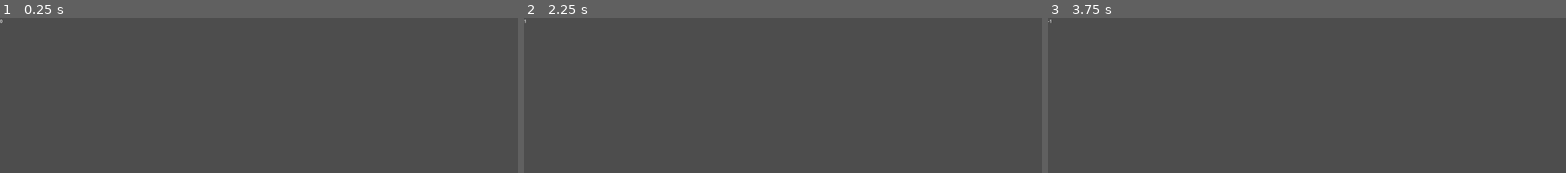
Above: before the commit, frames 1-3 (left to right).
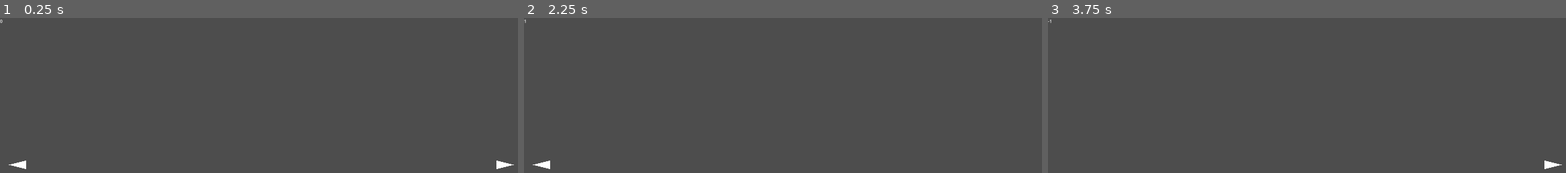
Above: after the commit, the same moments.

Repository: skeeeth/CAVE-GMTK-JAM-23
Game: Godot game, scene res://world.tscn
The game is run twice, just before and just after one commit, with the same random seed, the same clock (stepped at 60 frames per second) and the same inputs.
Inputs (mouse positions are in pixels of both pictures, inside the frame that each line leads up to):
- Up to frame 1 (0.25 s): no input
- Up to frame 2 (2.25 s): click (539, 165) at 0.5 s; click (1031, 165) at 1.25 s; click (1031, 165) at 2 s
- Up to frame 3 (3.75 s): click (1063, 165) at 2.75 s; click (1063, 165) at 3.5 s

The runs differ from the first frame. In frame 1, 0.2% of the frame differs, in the area x 1-100%, y 91-98%; in frame 2, 0.1%; in frame 3, 0.1%.

Commit message:
button bobbers

Diff:
--- a/Src/AutoLoads/ScreenNavigation.gd
+++ b/Src/AutoLoads/ScreenNavigation.gd
@@ -8,5 +8,5 @@
 
 
 # Called every frame. 'delta' is the elapsed time since the previous frame.
-func _process(delta):
-	pass
+#func _process(delta):
+#	pass
--- a/Src/NavigationButton/navigation_button.gd
+++ b/Src/NavigationButton/navigation_button.gd
@@ -1,14 +1,27 @@
 extends TextureButton
 
 @export var targetIndex = 0;
-@export var leftAlign = false
+@export var leftFacing = false
+@onready var triangle = $Triangle
+var cycleTime:float = 0.0;
+var CYCLE:float = 2.5;
+var width:float = 32;
 # Called when the node enters the scene tree for the first time.
 func _ready():
+	if !leftFacing:
+		triangle.rotation_degrees = 0
+	else:
+		triangle.rotation_degrees = 180
 	pass # Replace with function body.
 
 
 # Called every frame. 'delta' is the elapsed time since the previous frame.
 func _process(delta):
+	if is_hovered():
+		cycleTime += delta
+	else:
+		cycleTime = 0;
+	triangle.position.x = 64+ width * sin(lerp(0.0,2.0*PI,cycleTime/CYCLE))
 	pass
 
 
--- a/Src/NavigationButton/navigation_button.tscn
+++ b/Src/NavigationButton/navigation_button.tscn
@@ -7,4 +7,9 @@
 offset_bottom = 1080.0
 script = ExtResource("1_rnjh2")
 
+[node name="Triangle" type="Polygon2D" parent="."]
+position = Vector2(64, 540)
+invert_border = 98.6
+polygon = PackedVector2Array(32, 0, -32, -16, -32, 16)
+
 [connection signal="pressed" from="." to="." method="_on_pressed"]
--- a/Src/Screen/screen.gd
+++ b/Src/Screen/screen.gd
@@ -18,12 +18,13 @@
 # Called when the node enters the scene tree for the first time.
 func _ready():
 	ScreenNavigation.screen_changed.connect(on_screen_changed)
+	temp_text.text = str(index);
 	pass # Replace with function body.
 
 
 # Called every frame. 'delta' is the elapsed time since the previous frame.
-func _process(delta):
-	temp_text.text = str(index);
+#func _process(delta):
+#	pass
 
 func on_screen_changed(idx):
 	if idx == index:
--- a/Src/cam.gd
+++ b/Src/cam.gd
@@ -8,8 +8,8 @@
 
 
 # Called every frame. 'delta' is the elapsed time since the previous frame.
-func _process(delta):
-	pass
+#func _process(delta):
+#	pass
 
 func on_screen_changed(idx):
 	position.x = 1920 * idx;
--- a/world.tscn
+++ b/world.tscn
@@ -30,6 +30,7 @@
 anchor_bottom = 0.5
 grow_vertical = 2
 targetIndex = -1
+leftFacing = true
 
 [node name="NavigationButton2" parent="Center" instance=ExtResource("2_lra1a")]
 anchors_preset = 6
@@ -43,12 +44,17 @@
 grow_vertical = 2
 targetIndex = 1
 
+[node name="Triangle" parent="Center/NavigationButton2" index="0"]
+rotation = 3.14159
+
 [node name="Right" parent="." instance=ExtResource("1_64rhy")]
 position = Vector2(960, -540)
 index = 1
 
 [node name="NavigationButton2" parent="Right" instance=ExtResource("2_lra1a")]
-leftAlign = true
+leftFacing = true
 
 [node name="Camera2D" type="Camera2D" parent="."]
 script = ExtResource("2_up5ea")
+
+[editable path="Center/NavigationButton2"]
